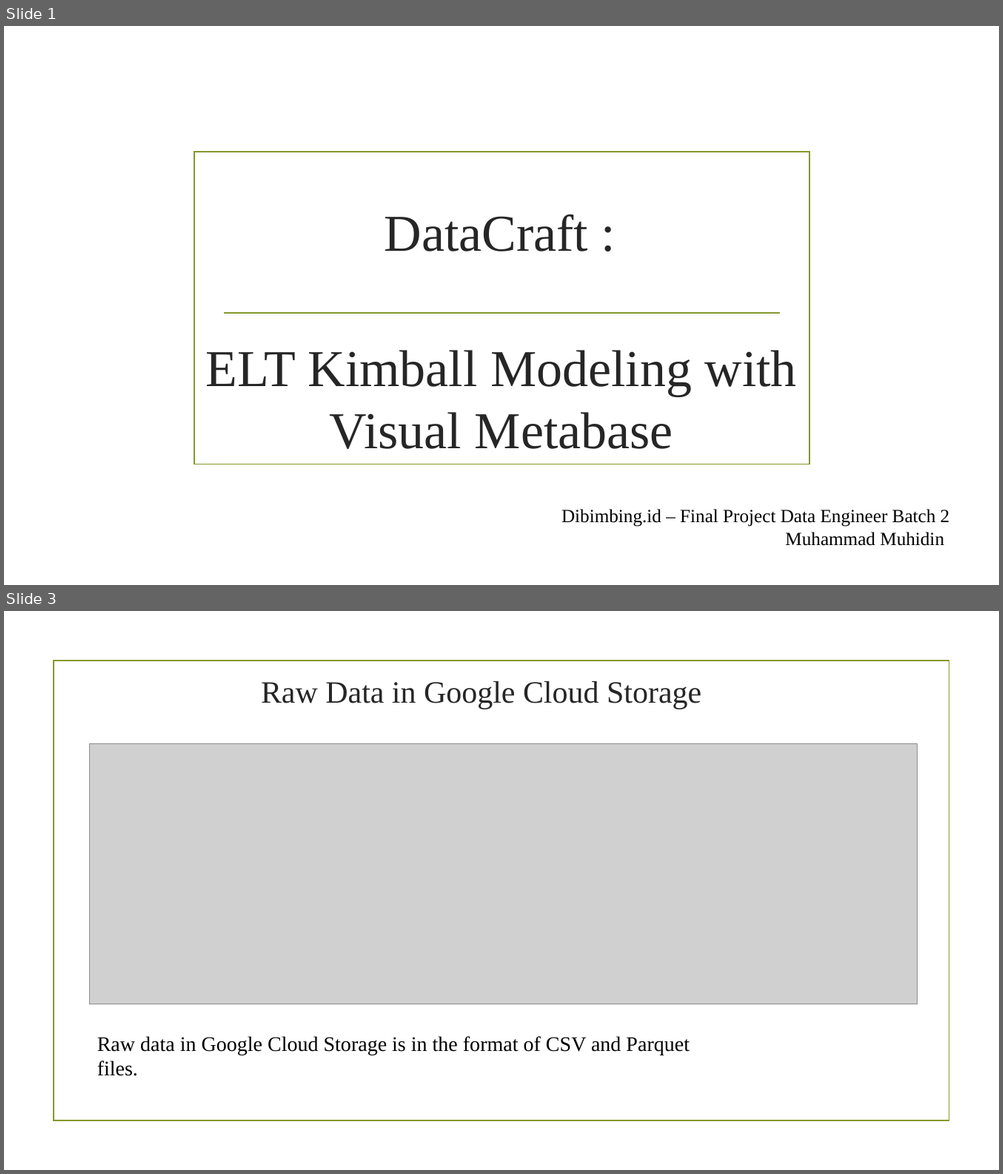
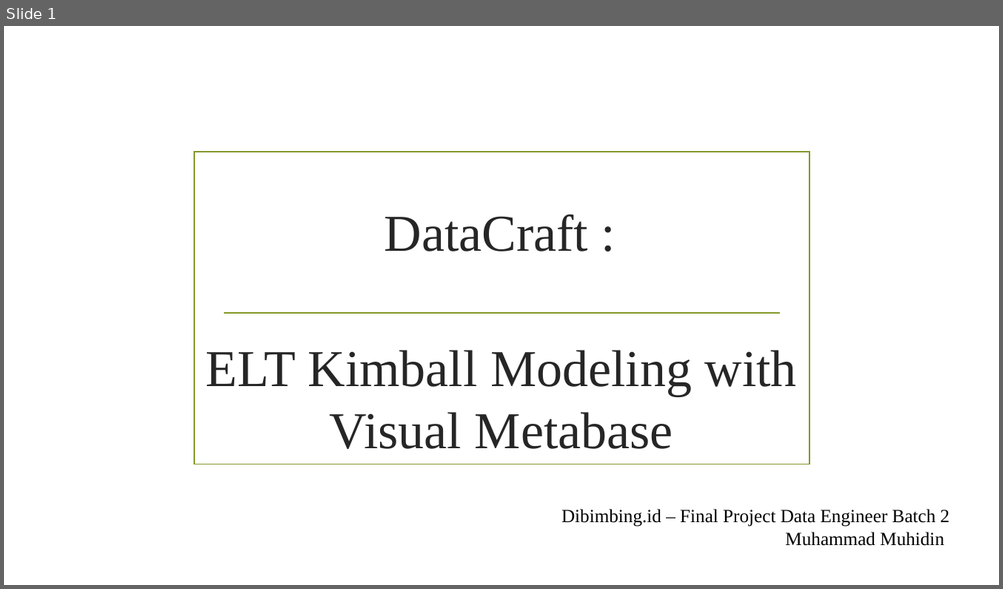
Before and after one commit to MuhammadMuhidin/DataCraft-ELT-Kimball-Modeling-with-Visual-Metabase, a slide deck: DataCraft ELT Kimball Modeling with Visual Metabase.pptx. Shown one above the other, each under a label of ours: slides 1 and 3 before the commit, slide 1 after it; the slides between them are not shown. The pictures are 1003x1174 and 1003x589 pixels, drawn with LibreOffice and Linux fonts; fonts in the diff are those of the drawing; grey boxes stand for pictures; background and template pictures are left out. Boxes give left, top, right and bottom in pixels: in the first picture for what was removed or moved away, otherwise in the second. Text is boxed around its words. In the diff, an @@ line names an element or a change of style, - is before the commit and + after.

```diff
--- a/DataCraft ELT Kimball Modeling with Visual Metabase.pptx
+++ b/DataCraft ELT Kimball Modeling with Visual Metabase.pptx
@@ slide 3 removed at <box>4,611,999,1170</box>, background picture (left out) @@
@@ rectangle removed at <box>54,661,948,1122</box> @@
@@ title removed at <box>261,681,701,709</box> @@
-Raw Data in Google Cloud Storage
@@ picture removed at <box>90,743,917,1004</box> @@
@@ text removed at <box>97,1037,689,1055</box> @@
-Raw data in Google Cloud Storage is in the format of CSV and Parquet files.
```
Also in this commit, not shown: 1 slide changed, 1 slide added.
